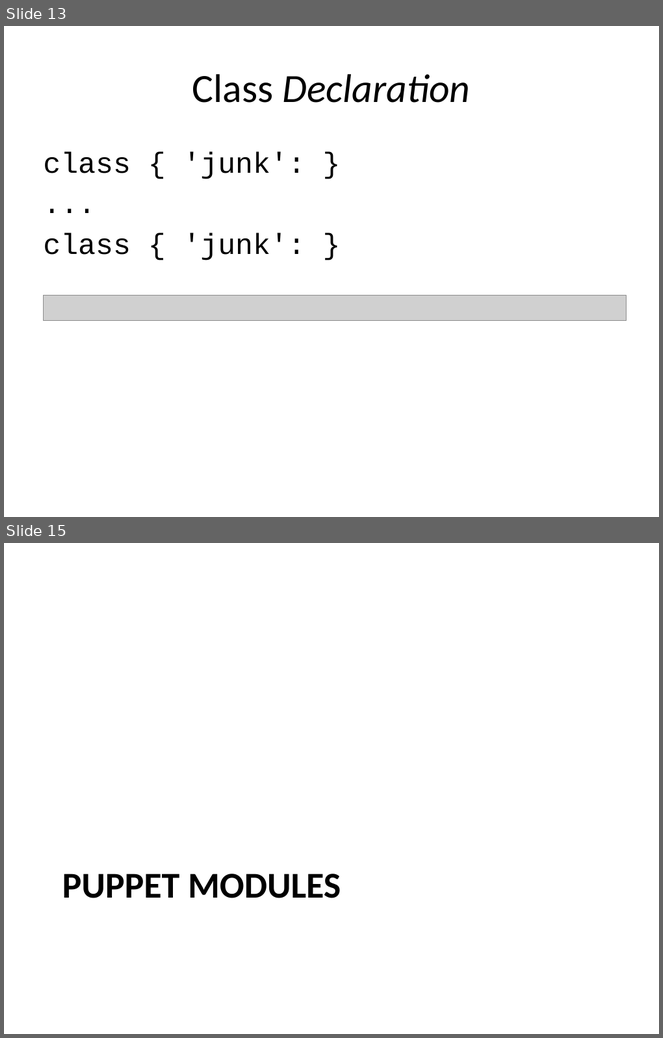
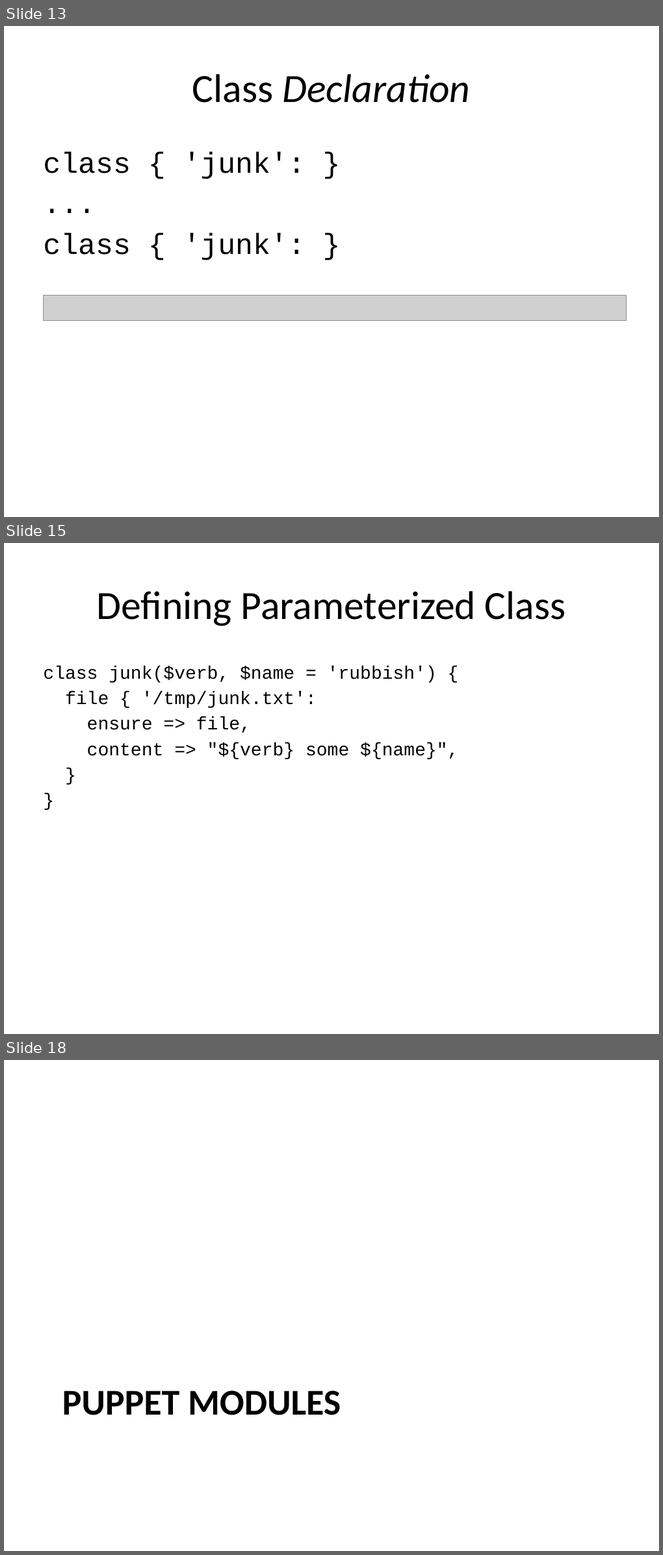
Before and after one commit to andeemarks/xconf-sydney-2014-workshops, a slide deck: 01-provision/xconf-sydney-2014-provision.pptx. Shown one above the other, each under a label of ours: slides 13 and 15 before the commit, slides 13, 15 and 18 after it; the slides between them are not shown. The pictures are 663x1038 and 663x1555 pixels, drawn with LibreOffice and Linux fonts; fonts in the diff are those of the drawing; grey boxes stand for pictures. Boxes give left, top, right and bottom in pixels: in the first picture for what was removed or moved away, otherwise in the second. Text is boxed around its words. In the diff, an @@ line names an element or a change of style, - is before the commit and + after.

```diff
--- a/01-provision/xconf-sydney-2014-provision.pptx
+++ b/01-provision/xconf-sydney-2014-provision.pptx
@@ slide 15 added at [4,543,659,1034], background #FFFFFF @@
@@ title added at [96,591,566,626], 44 pt, text #000000 @@
+Defining Parameterized Class
@@ text added at [43,666,458,759], 20 pt, text #000000 @@
+class junk($verb, $name = 'rubbish') {
+file { '/tmp/junk.txt':
+ensure => file,
+content => "${verb} some ${name}",
+}
+}
@@ what was slide 15 is now slide 18 @@
```
Also in this commit, not shown: 5 slides changed, 9 other slides added.
